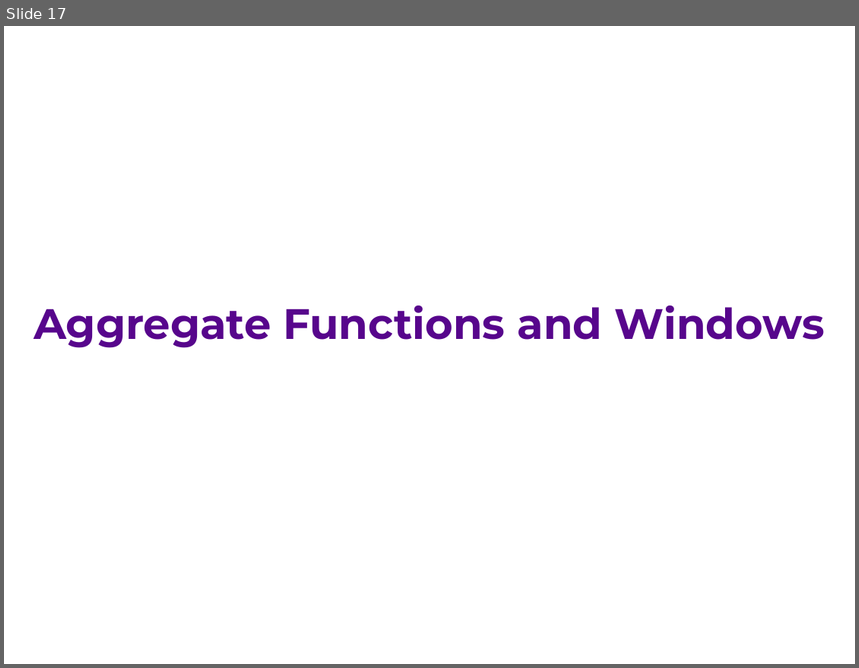
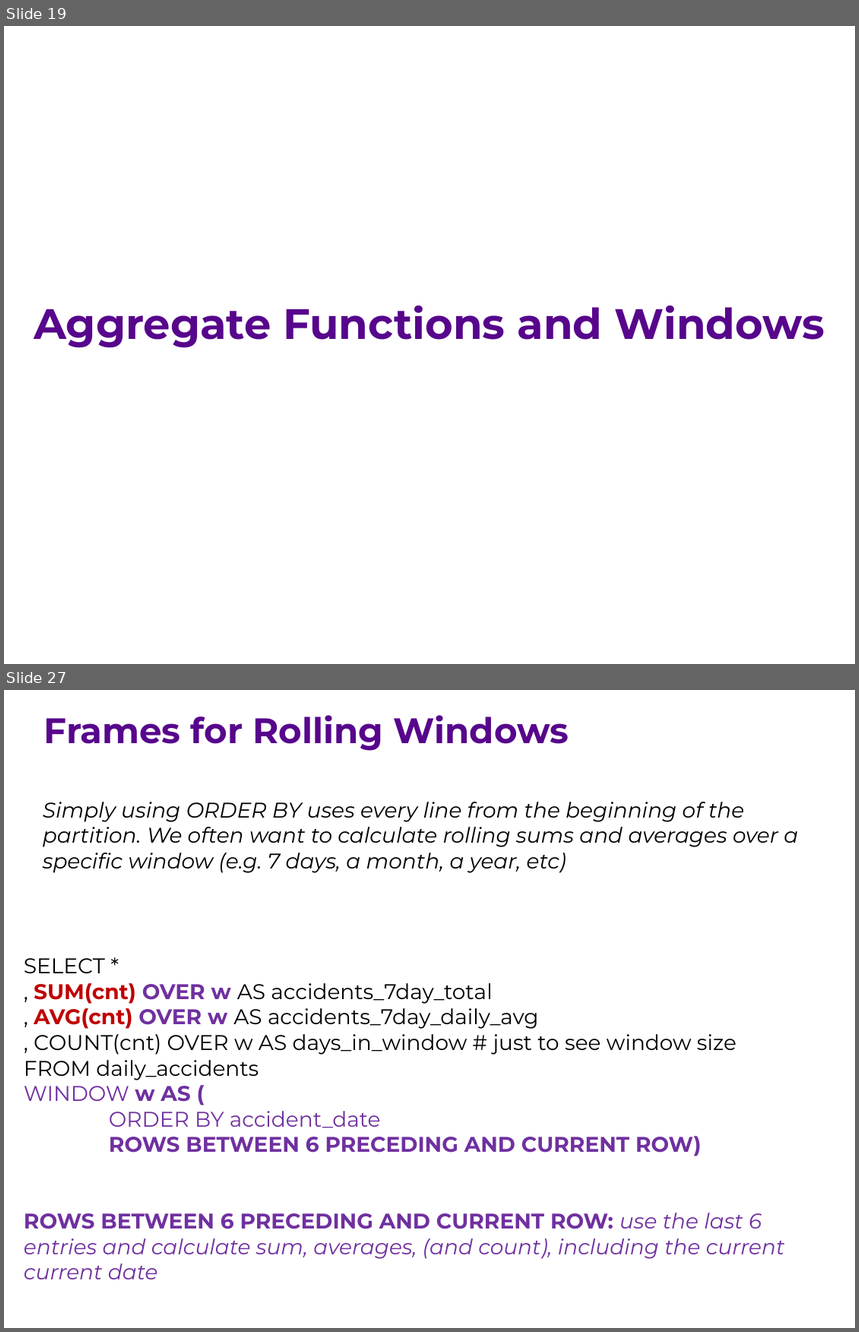
Before and after one commit to ipeirotis/introduction-to-databases, a slide deck: session7/G-Window_queries.pptx. Shown one above the other, each under a label of ours: slide 17 before the commit, slides 19 and 27 after it; the slides between them are not shown. The pictures are 859x668 and 859x1332 pixels, drawn with LibreOffice and Linux fonts; fonts in the diff are those of the drawing. Boxes give left, top, right and bottom in pixels: in the first picture for what was removed or moved away, otherwise in the second. Text is boxed around its words. In the diff, an @@ line names an element or a change of style, - is before the commit and + after.

```diff
--- a/session7/G-Window_queries.pptx
+++ b/session7/G-Window_queries.pptx
@@ slide 27 added at [4, 690, 855, 1328], background #FFFFFF @@
@@ text added at [44, 715, 569, 751], 30 pt, text #57068C, bold @@
+Frames for Rolling Windows
@@ text added at [43, 802, 798, 873], 18 pt, text #000000, italic @@
+Simply using ORDER BY uses every line from the beginning of the partition. We often want to calculate rolling sums and averages over a specific window (e.g. 7 days, a month, a year, etc)
@@ text added at [24, 958, 785, 1280], 18 pt, text #7030A0 @@
+SELECT *
+, SUM(cnt) OVER w AS accidents_7day_total
+, AVG(cnt) OVER w AS accidents_7day_daily_avg
+, COUNT(cnt) OVER w AS days_in_window # just to see window size
+FROM daily_accidents
+WINDOW w AS (
+ORDER BY accident_date
+ROWS BETWEEN 6 PRECEDING AND CURRENT ROW)
+ROWS BETWEEN 6 PRECEDING AND CURRENT ROW: use the last 6 entries and calculate sum, averages, (and count), including the current current date
@@ what was slide 17 is now slide 19 @@
```
Also in this commit, not shown: 4 slides changed, 10 other slides added.
